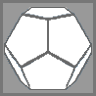
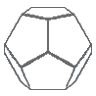
Layer changes from the first 96px x 96px image to the second:
hid "Layer 5" over [left=0, top=0, right=96, bottom=96]
hid "Layer 1" over [left=0, top=0, right=96, bottom=96]
